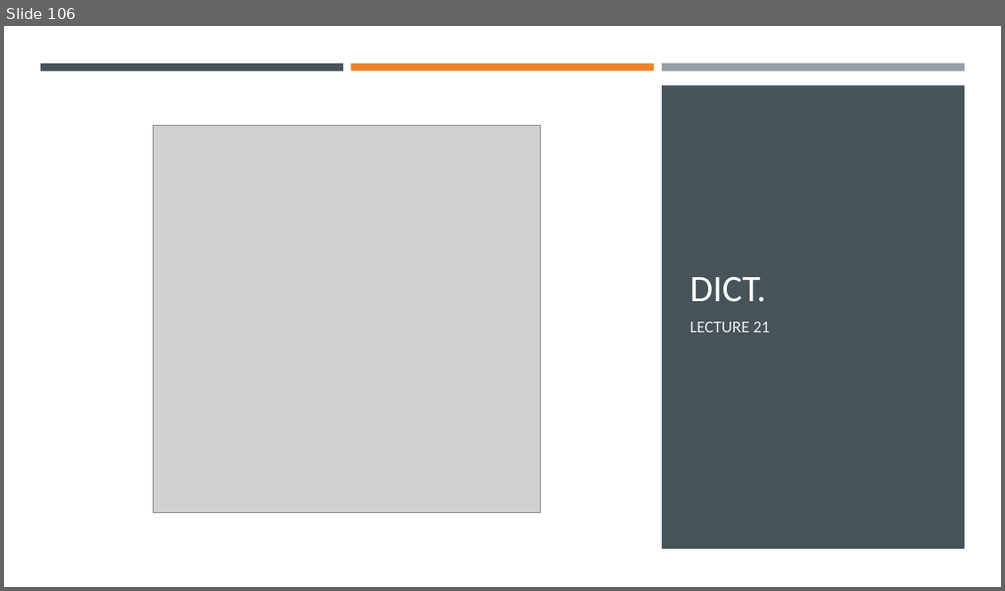
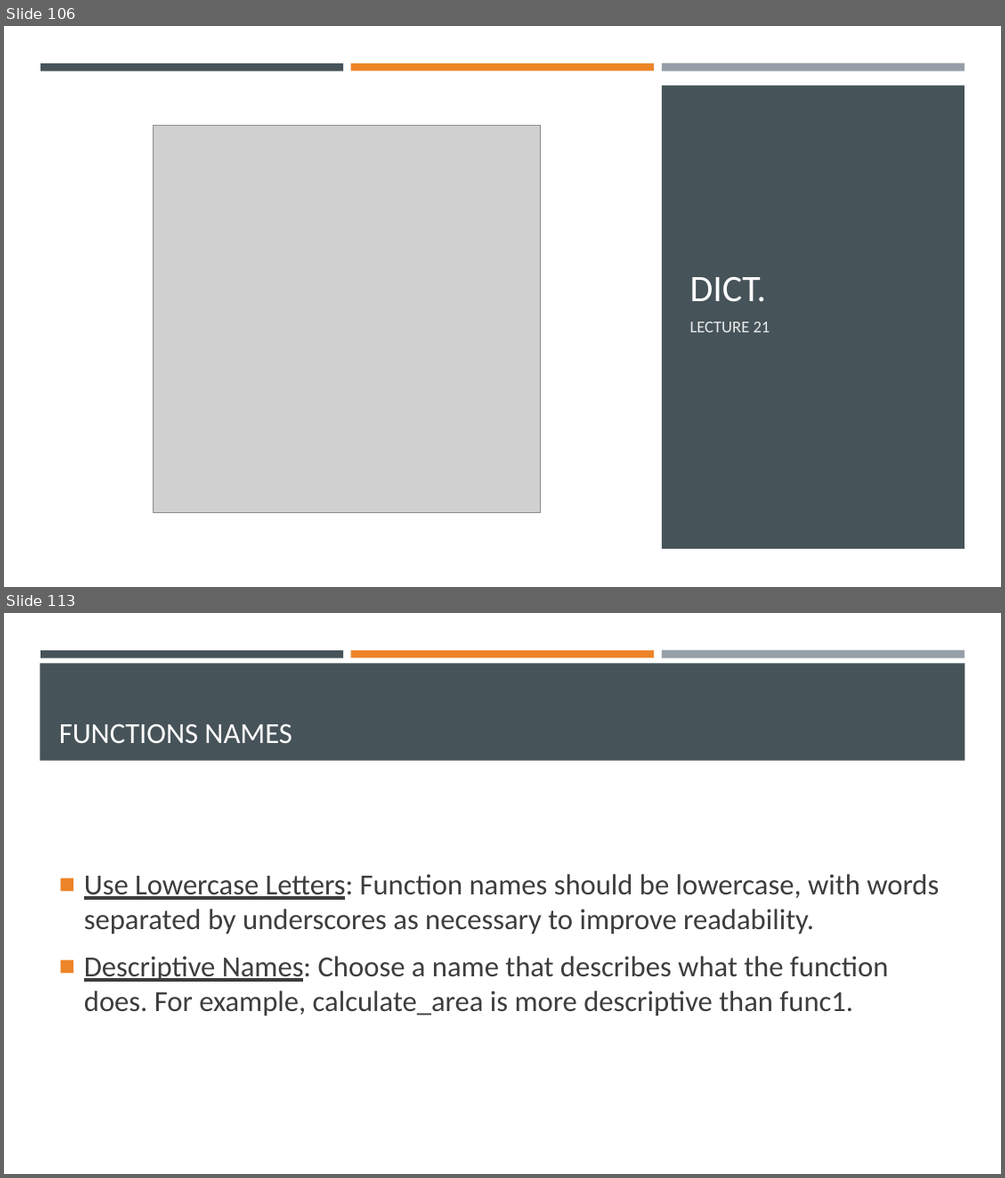
Before and after one commit to Ghost0396/iot, a slide deck: python/Python 3.pptx. Shown one above the other, each under a label of ours: slide 106 before the commit, slides 106 and 113 after it; the slides between them are not shown. The pictures are 1005x591 and 1005x1178 pixels, drawn with LibreOffice and Linux fonts; fonts in the diff are those of the drawing; grey boxes stand for pictures. Boxes give left, top, right and bottom in pixels: in the first picture for what was removed or moved away, otherwise in the second. Text is boxed around its words. In the diff, an @@ line names an element or a change of style, - is before the commit and + after.

```diff
--- a/python/Python 3.pptx
+++ b/python/Python 3.pptx
@@ slide 113 added at (4,613,1001,1174), background #FFFFFF @@
@@ rectangle added at (40,663,965,761), fill #465359 @@
@@ rectangle added at (40,650,343,657), fill #465359 @@
@@ rectangle added at (351,650,654,657), fill #ED8428 @@
@@ rectangle added at (662,650,964,658), fill #969FA7 @@
@@ title added at (59,724,291,743), 28 pt, text #FFFFFF @@
+FUNCTIONS NAMES
@@ text added at (84,874,938,1016), 28 pt, text #3D3D3D @@
+■ Use Lowercase Letters: Function names should be lowercase, with words separated by underscores as necessary to improve readability.
+■ Descriptive Names: Choose a name that describes what the function does. For example, calculate_area is more descriptive than func1.
```
Also in this commit, not shown: 17 other slides added, 1 slide removed, 2 other files.
